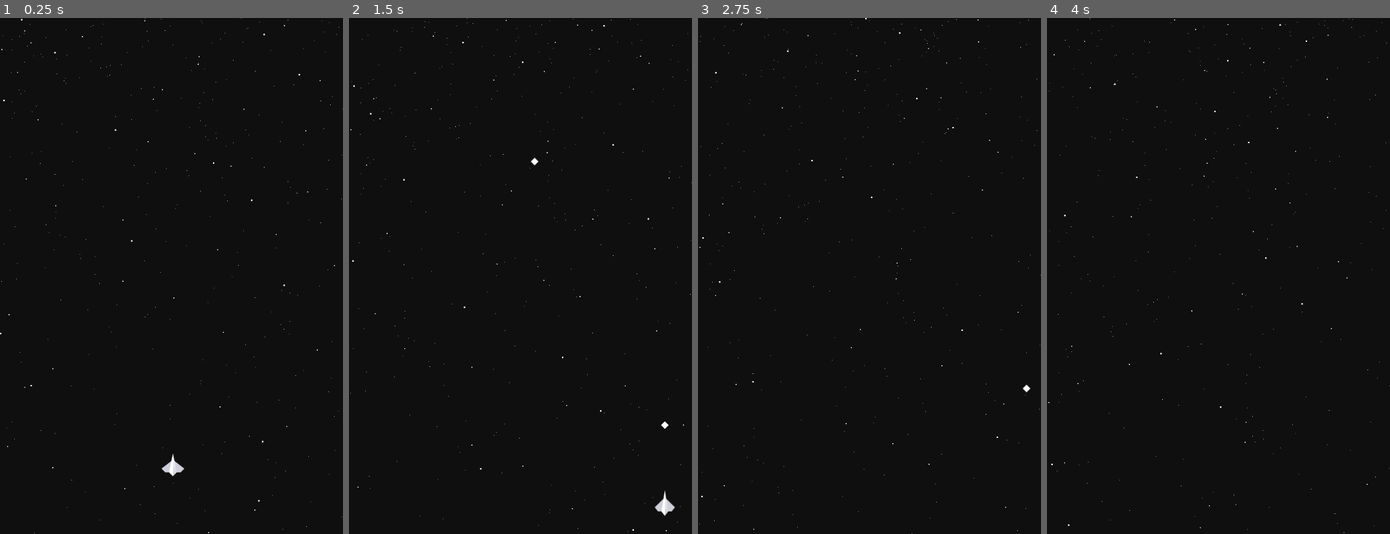
Above: before the commit, frames 1-4 (left to right).
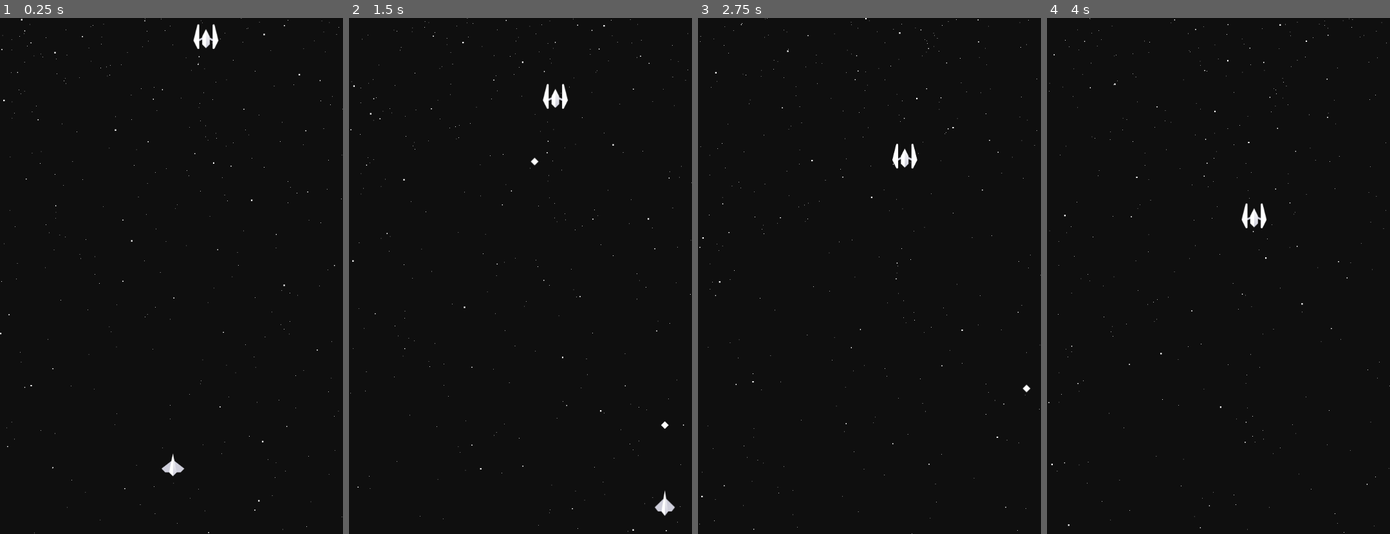
Above: after the commit, the same moments.

Repository: douglinley/pewpew
Game: Godot game, scene res://Scenes/game.tscn
The game is run twice, just before and just after one commit, with the same random seed, the same clock (stepped at 60 frames per second) and the same inputs.
Inputs:
- Up to frame 1 (0.25 s): no input
- Up to frame 2 (1.5 s): hold D (right) 0.53-1.28 s; tap Space (shoot) at 0.6, 1.35 s; hold S (down) from 1.28 s (still down)
- Up to frame 3 (2.75 s): release S (down) at 2.03 s; hold D (right) from 2.03 s (still down); tap Space (shoot) at 2.1 s
- Up to frame 4 (4 s): release D (right) at 2.78 s; hold W (up) 2.78-3.53 s; tap Space (shoot) at 2.85, 3.6 s; hold A (left) from 3.53 s (still down)

The runs differ from the first frame. In frame 1, 0.2% of the frame differs, in the area x 56-64%, y 1-6%; in frame 2, 0.2%; in frame 3, 0.2%; in frame 4, 0.2%, in the area x 56-65%, y 35-41%.

Commit message:
Made an example of an object oscillating as it moves down the screen

Diff:
--- a/Scenes/game.tscn
+++ b/Scenes/game.tscn
@@ -1,7 +1,9 @@
-[gd_scene load_steps=6 format=3 uid="uid://bw2x54ih8ckew"]
+[gd_scene load_steps=8 format=3 uid="uid://bw2x54ih8ckew"]
 
 [ext_resource type="Script" path="res://scripts/game.gd" id="1_4rlv6"]
 [ext_resource type="PackedScene" uid="uid://w2ta7sgydn1l" path="res://Prefabs/player.tscn" id="1_b43xo"]
+[ext_resource type="Texture2D" uid="uid://b1j67wq4l2rsl" path="res://sprites/enemy3.png" id="3_s5jsy"]
+[ext_resource type="Script" path="res://scripts/oscillate.gd" id="4_yq2yc"]
 
 [sub_resource type="ParticleProcessMaterial" id="ParticleProcessMaterial_2vemn"]
 emission_shape = 3
@@ -70,3 +72,10 @@
 process_material = SubResource("ParticleProcessMaterial_ghico")
 lifetime = 140.0
 preprocess = 20.0
+
+[node name="Sprite2D" type="Sprite2D" parent="."]
+position = Vector2(361, 14)
+texture = ExtResource("3_s5jsy")
+script = ExtResource("4_yq2yc")
+amplitude = 75
+freq = 20
--- /dev/null
+++ b/scripts/oscillate.gd
@@ -0,0 +1,28 @@
+extends Node2D
+
+# Define variables for movement parameters
+@export var speed = 100  # Adjust this value to control the vertical speed
+@export var amplitude = 50  # Adjust this value to control the oscillation range
+@export var direction = 1  # 1 for moving right, -1 for moving left
+@export var initial_position = Vector2(0, 0)  # Store the initial position
+@export var freq = 50
+
+func _ready():
+	# Store the initial position of the object
+	initial_position = position
+
+func _process(delta):
+	# Move the object downward
+	position.y += speed * delta
+
+	# Calculate the oscillation along the X-axis using sin
+	position.x = initial_position.x + amplitude * sin(position.y / freq)  # Adjust the division value for the oscillation frequency
+
+	# Reverse direction when reaching the screen boundaries
+	if position.x > initial_position.x + amplitude:
+		direction = -1
+	elif position.x < initial_position.x - amplitude:
+		direction = 1
+
+	# Update X position based on direction
+	position.x += direction * speed * delta
